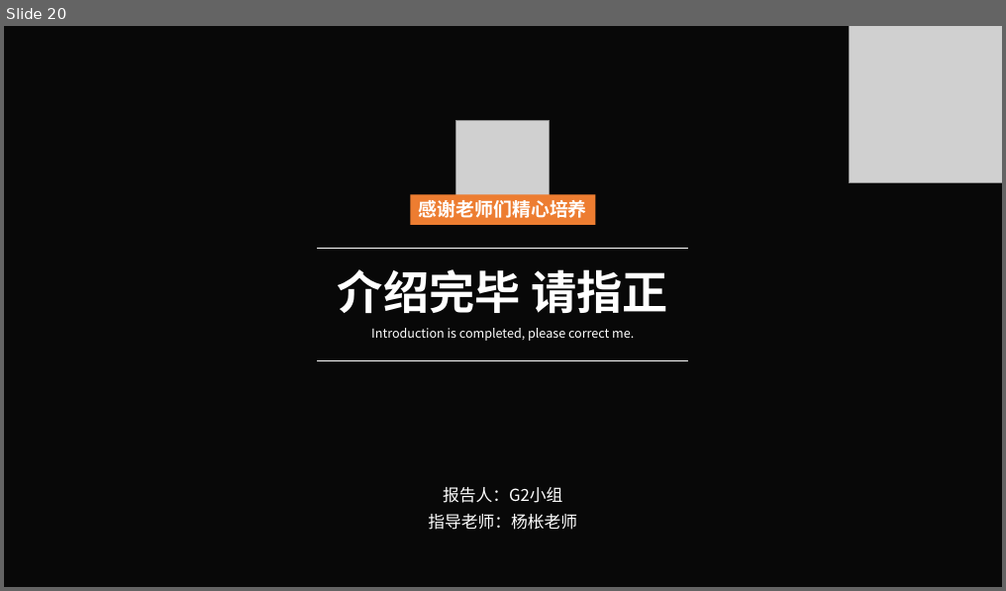
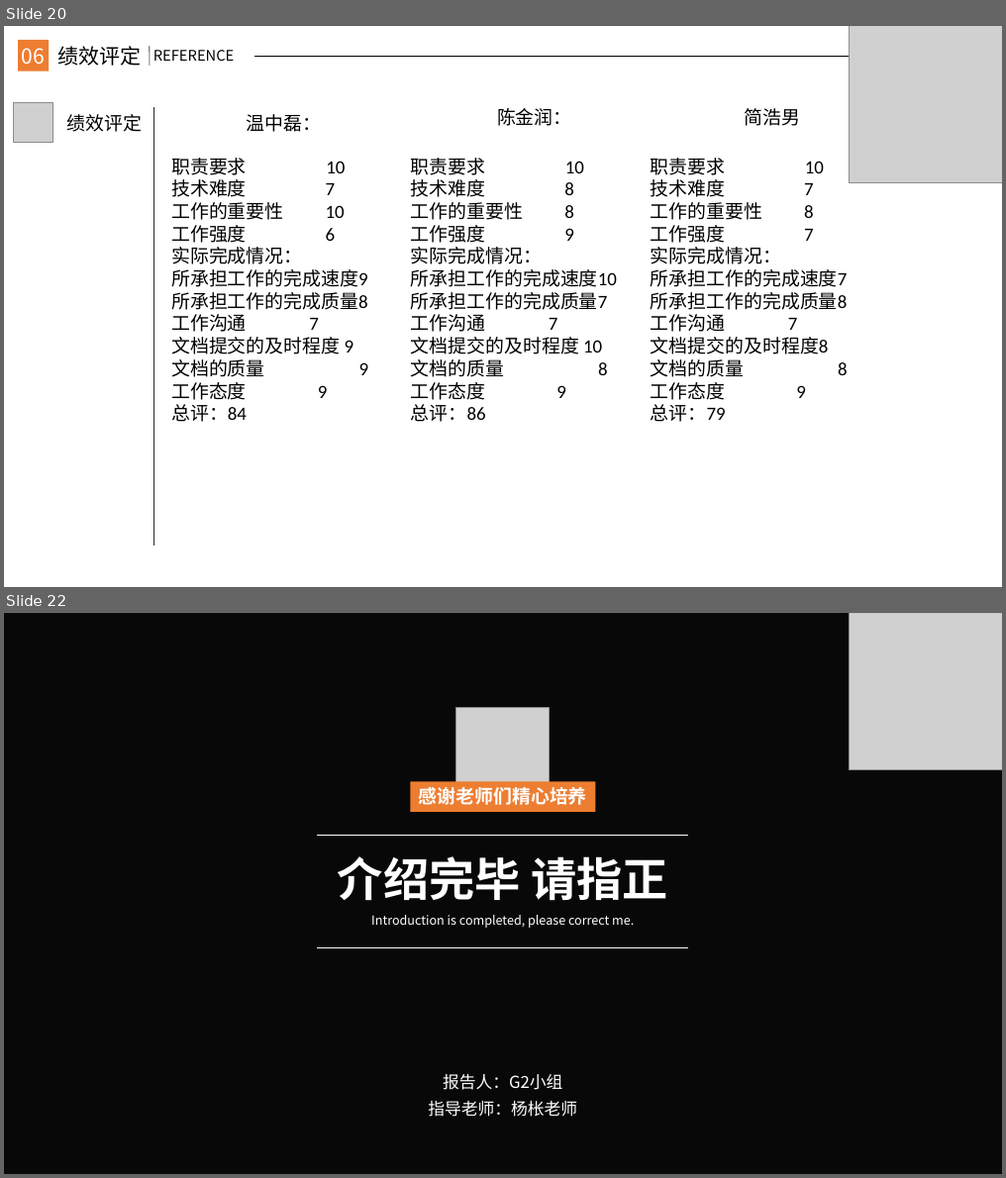
Before and after one commit to JanHonan/store, a slide deck: G2/软件工程系列课程教学辅助网站/非受控文档/楼静靓/PRD2017-G2-UML工具Rose课堂PPT.pptx. Shown one above the other, each under a label of ours: slide 20 before the commit, slides 20 and 22 after it; the slides between them are not shown. The pictures are 1006x591 and 1006x1178 pixels, drawn with LibreOffice and Linux fonts; fonts in the diff are those of the drawing; grey boxes stand for pictures; background and template pictures are left out; a plain dark background stands for a picture behind light text. Boxes give left, top, right and bottom in pixels: in the first picture for what was removed or moved away, otherwise in the second. Text is boxed around its words. In the diff, an @@ line names an element or a change of style, - is before the commit and + after.

```diff
--- a/G2/软件工程系列课程教学辅助网站/非受控文档/楼静靓/PRD2017-G2-UML工具Rose课堂PPT.pptx
+++ b/G2/软件工程系列课程教学辅助网站/非受控文档/楼静靓/PRD2017-G2-UML工具Rose课堂PPT.pptx
@@ slide 20 added at box(4, 26, 1002, 587), background #FFFFFF @@
@@ rectangle added at box(18, 40, 49, 71), fill #ED7D31 @@
@@ text added at box(22, 48, 45, 65), 20 pt, text #FFFFFF @@
+06
@@ text added at box(58, 46, 142, 66), 20 pt, text #000000 @@
+绩效评定
@@ line added from (150, 46) to (150, 65), #000000 1 pt @@
@@ text added at box(153, 50, 235, 61), 14 pt, text #000000 @@
+REFERENCE
@@ picture added at box(848, 26, 1002, 182) @@
@@ line added from (254, 56) to (988, 56), #000000 0.5 pt @@
@@ picture added at box(13, 102, 54, 143) @@
@@ text added at box(67, 114, 143, 132), 18 pt, text #000000 @@
+绩效评定
@@ line added from (154, 107) to (154, 405), #262626 1.25 pt @@
@@ text added at box(247, 114, 322, 132), 18 pt, text #000000 @@
+温中磊：
@@ text added at box(497, 108, 572, 126), 18 pt, text #000000 @@
+陈金润：
@@ text added at box(745, 108, 801, 126), 18 pt, text #000000 @@
+简浩男
@@ text added at box(171, 158, 369, 422), 18 pt, text #000000 @@
+职责要求 10
+技术难度 7
+工作的重要性 10
+工作强度 6
+实际完成情况：
+所承担工作的完成速度9
+所承担工作的完成质量8
+工作沟通 7
+文档提交的及时程度 9
+文档的质量 9
+工作态度 9
+总评：84
@@ text added at box(411, 158, 617, 422), 18 pt, text #000000 @@
+职责要求 10
+技术难度 8
+工作的重要性 8
+工作强度 9
+实际完成情况：
+所承担工作的完成速度10
+所承担工作的完成质量7
+工作沟通 7
+文档提交的及时程度 10
+文档的质量 8
+工作态度 9
+总评：86
@@ text added at box(650, 158, 847, 422), 18 pt, text #000000 @@
+职责要求 10
+技术难度 7
+工作的重要性 8
+工作强度 7
+实际完成情况：
+所承担工作的完成速度7
+所承担工作的完成质量8
+工作沟通 7
+文档提交的及时程度8
+文档的质量 8
+工作态度 9
+总评：79
@@ line added from (154, 249) to (154, 546), #262626 1.25 pt @@
@@ what was slide 20 is now slide 22 @@
```
Also in this commit, not shown: 1 other slide added.
